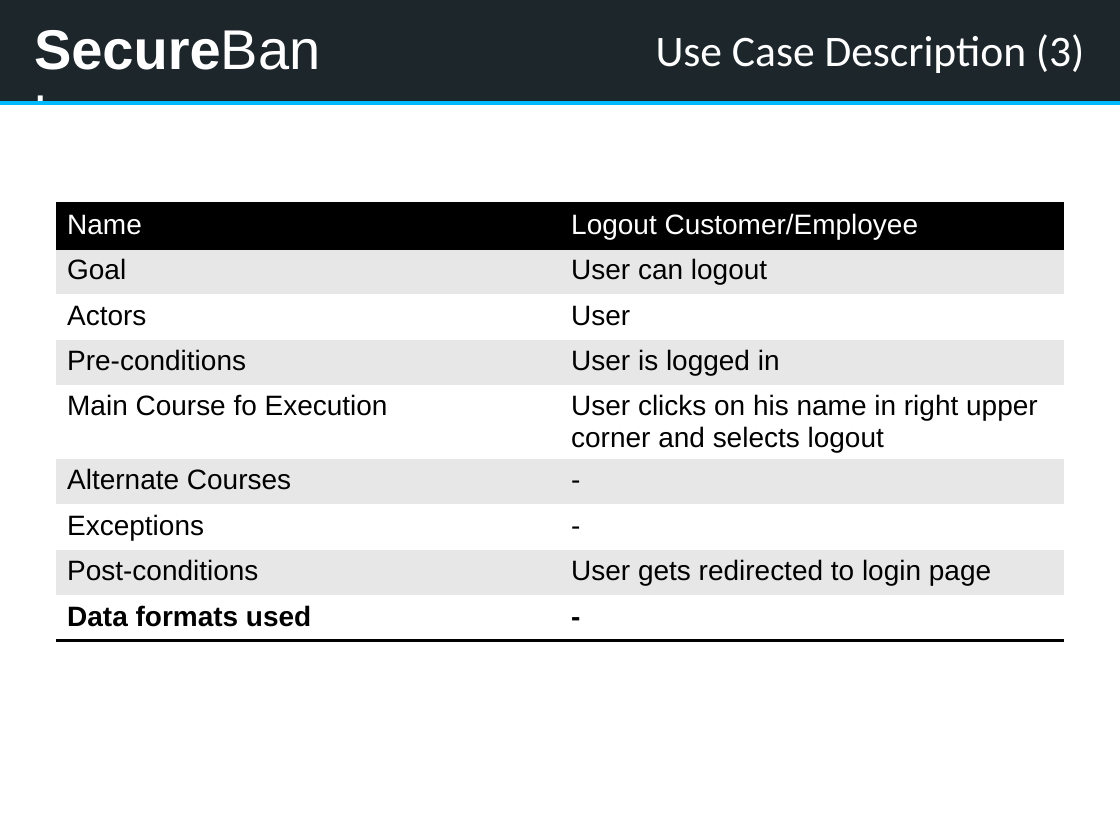
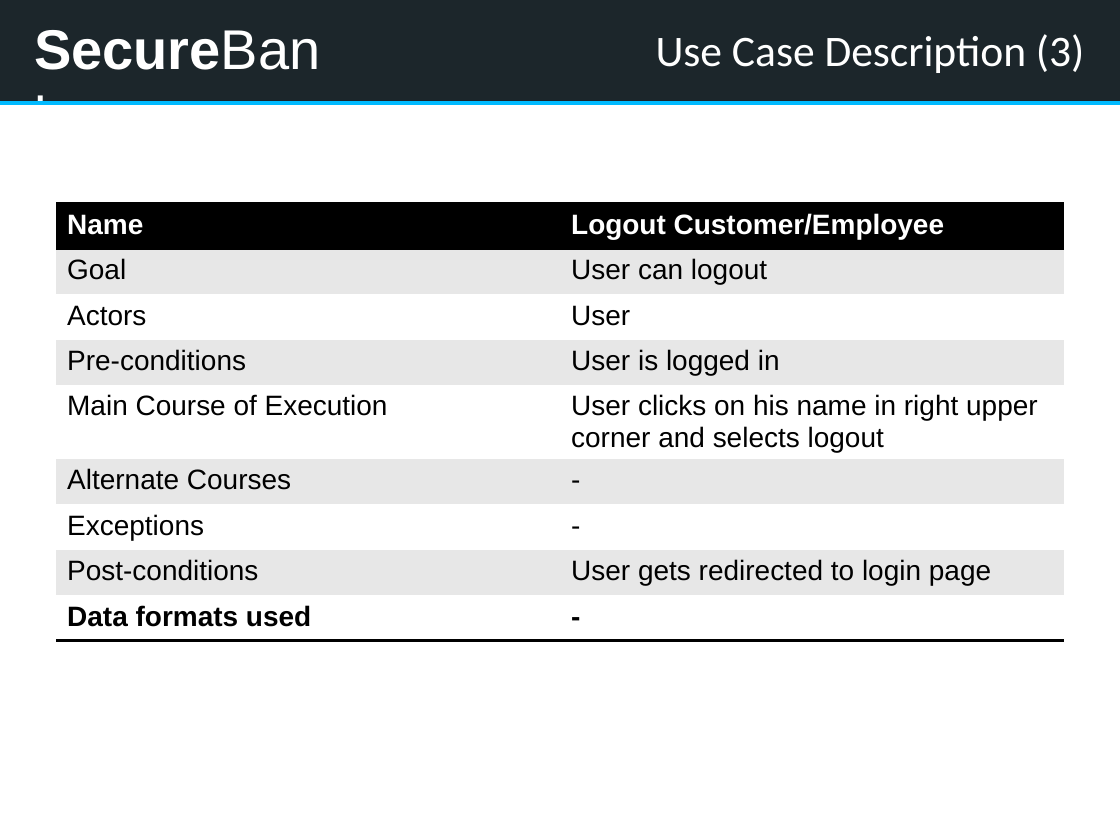
Before and after one commit to kwuerl/secure-coding-team-8, a slide deck: slide 10 of presentation1.pptx. Drawn at 1120x840 pixels with LibreOffice and Linux fonts; fonts in the diff are those of the drawing. Boxes give left, top, right and bottom in pixels: in the first picture for what was removed or moved away, otherwise in the second. Text is boxed around its words. In the diff, an @@ line names an element or a change of style, - is before the commit and + after.

```diff
--- a/presentation1.pptx
+++ b/presentation1.pptx
@@ table at [56, 204, 1064, 645] @@
-row 5, column 1: Main Course fo Execution
+row 5, column 1: Main Course of Execution
@@ bold on in "Name", "Logout Customer/Employee", "Data formats used", "-" @@
```
Also in this commit, not shown: 8 other slides changed, 5 slides added.
